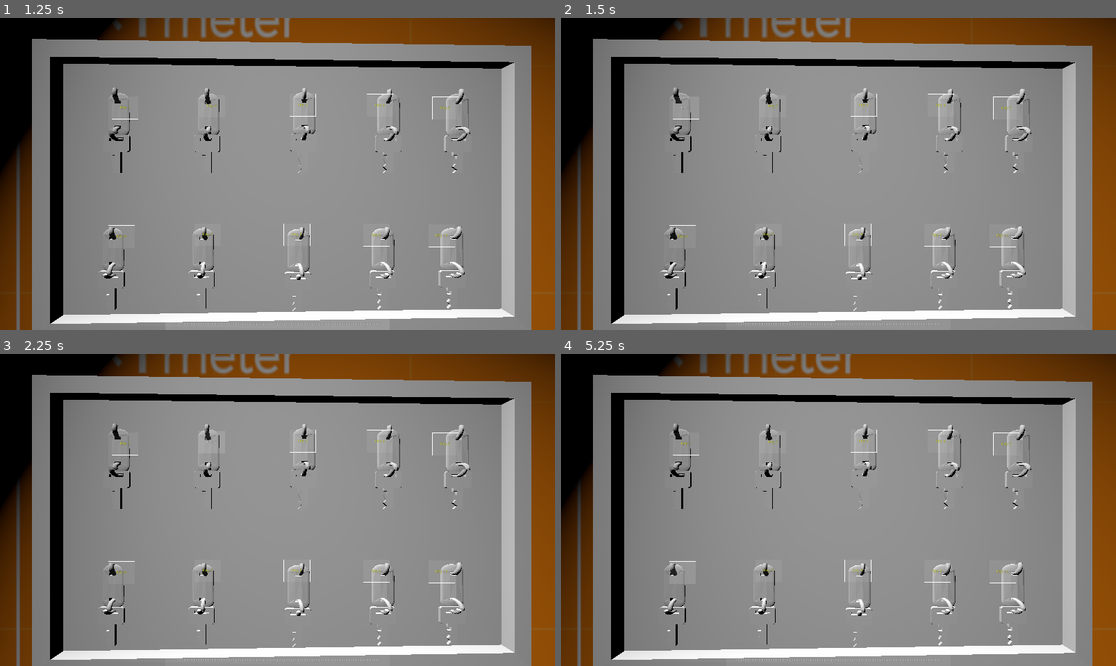
Above: before the commit, frames 1-4 (two rows, left to right).
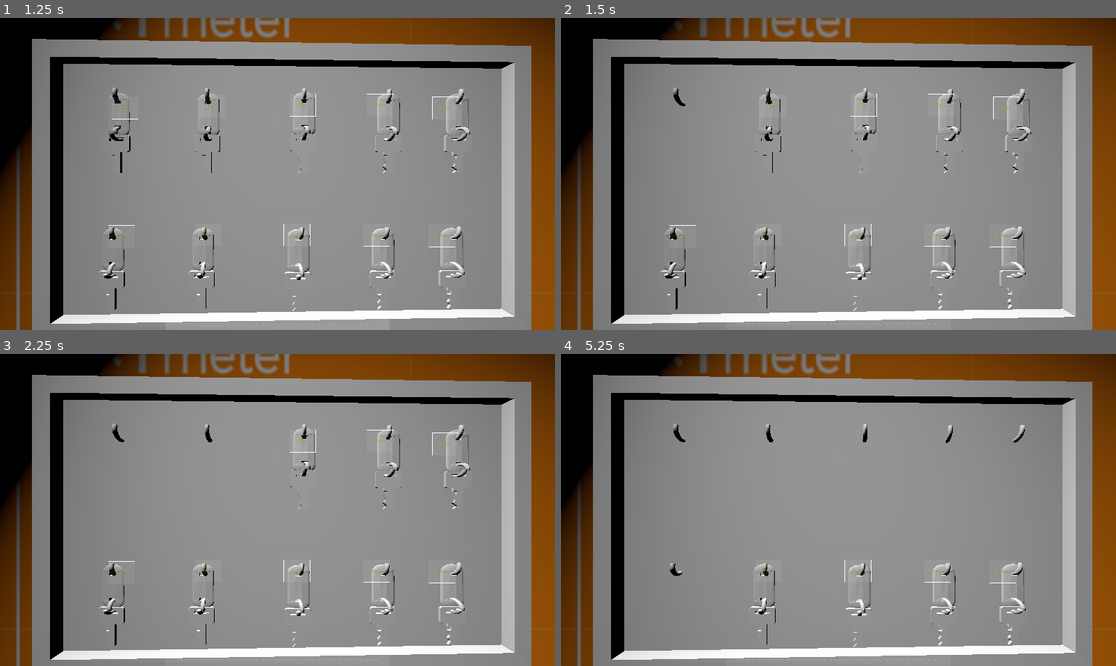
Above: after the commit, the same moments.

Repository: Mageh533/triangulinProjectGodot
Game: Godot game, scene res://Scenes/Level/LockedUpLevels/lockedUpReception.tscn
Two runs of this game, one before a commit and one after it. Both use one fixed random seed, a clock stepped at 60 frames per second and the inputs below. The engine's default icon, where the game draws it, is replaced by a stand-in: a white triangle on a blue panel in a dark square.
Inputs:
- Up to frame 1 (1.25 s): click "VVVVVVVVVVVVVVVVVVVVVVVVVVVVV…" at 0.5 s
- Up to frame 2 (1.5 s): click "Key 1" at 1.25 s
- Up to frame 3 (2.25 s): click "Key 2" at 2 s
- Up to frame 4 (5.25 s): click "Key 3" at 2.75 s; click "Key 4" at 3.5 s; click "Key 5" at 4.25 s; click "Key 6" at 5 s

Frame 1 is identical in both runs. In frame 2, 0.2% of the frame differs, in the area x 19-25%, y 24-50%; in frame 3, 0.3%; in frame 4, 1.1%, in the area x 17-85%, y 23-94%.

Commit message:
2nd iteration of key system

Diff:
--- a/Scenes/Level/LockedUpLevels/lockedUpReception.tscn
+++ b/Scenes/Level/LockedUpLevels/lockedUpReception.tscn
@@ -359,7 +359,7 @@
 
 [node name="Main" type="Node"]
 script = ExtResource( 7 )
-shadowDifficulty = 20
+shadowDifficulty = 10
 
 [node name="AllCameras" type="Spatial" parent="."]
 
@@ -434,7 +434,7 @@
 position = Vector2( 955, 537.5 )
 scale = Vector2( 2.99688, 2.23125 )
 frames = SubResource( 33 )
-frame = 2
+frame = 1
 playing = true
 
 [node name="LeavePC" type="Button" parent="GUI/OnPC"]
@@ -604,7 +604,7 @@
 margin_bottom = -218.0
 theme = SubResource( 17 )
 
-[node name="key1" type="Button" parent="GUI/Keys"]
+[node name="key1" type="Button" parent="GUI/Keys" groups=["keys"]]
 margin_left = 387.0
 margin_top = 271.0
 margin_right = 479.0
@@ -612,7 +612,7 @@
 rect_pivot_offset = Vector2( 140, 40 )
 text = "Key 1"
 
-[node name="key2" type="Button" parent="GUI/Keys"]
+[node name="key2" type="Button" parent="GUI/Keys" groups=["keys"]]
 margin_left = 687.0
 margin_top = 266.0
 margin_right = 779.0
@@ -620,7 +620,7 @@
 rect_pivot_offset = Vector2( 140, 40 )
 text = "Key 2"
 
-[node name="key3" type="Button" parent="GUI/Keys"]
+[node name="key3" type="Button" parent="GUI/Keys" groups=["keys"]]
 margin_left = 1001.0
 margin_top = 262.0
 margin_right = 1093.0
@@ -628,7 +628,7 @@
 rect_pivot_offset = Vector2( 140, 40 )
 text = "Key 3"
 
-[node name="key4" type="Button" parent="GUI/Keys"]
+[node name="key4" type="Button" parent="GUI/Keys" groups=["keys"]]
 margin_left = 1268.0
 margin_top = 263.0
 margin_right = 1360.0
@@ -636,7 +636,7 @@
 rect_pivot_offset = Vector2( 140, 40 )
 text = "Key 4"
 
-[node name="key5" type="Button" parent="GUI/Keys"]
+[node name="key5" type="Button" parent="GUI/Keys" groups=["keys"]]
 margin_left = 1495.0
 margin_top = 273.0
 margin_right = 1587.0
@@ -644,7 +644,7 @@
 rect_pivot_offset = Vector2( 140, 40 )
 text = "Key 5"
 
-[node name="key6" type="Button" parent="GUI/Keys"]
+[node name="key6" type="Button" parent="GUI/Keys" groups=["keys"]]
 margin_left = 375.0
 margin_top = 717.0
 margin_right = 467.0
@@ -652,7 +652,7 @@
 rect_pivot_offset = Vector2( 140, 40 )
 text = "Key 6"
 
-[node name="key7" type="Button" parent="GUI/Keys"]
+[node name="key7" type="Button" parent="GUI/Keys" groups=["keys"]]
 margin_left = 673.0
 margin_top = 711.0
 margin_right = 765.0
@@ -660,7 +660,7 @@
 rect_pivot_offset = Vector2( 140, 40 )
 text = "Key 7"
 
-[node name="key8" type="Button" parent="GUI/Keys"]
+[node name="key8" type="Button" parent="GUI/Keys" groups=["keys"]]
 margin_left = 981.0
 margin_top = 711.0
 margin_right = 1073.0
@@ -668,7 +668,7 @@
 rect_pivot_offset = Vector2( 140, 40 )
 text = "Key 8"
 
-[node name="key9" type="Button" parent="GUI/Keys"]
+[node name="key9" type="Button" parent="GUI/Keys" groups=["keys"]]
 margin_left = 1256.0
 margin_top = 712.0
 margin_right = 1348.0
@@ -676,7 +676,7 @@
 rect_pivot_offset = Vector2( 140, 40 )
 text = "Key 9"
 
-[node name="key10" type="Button" parent="GUI/Keys"]
+[node name="key10" type="Button" parent="GUI/Keys" groups=["keys"]]
 margin_left = 1482.0
 margin_top = 714.0
 margin_right = 1574.0
@@ -751,7 +751,7 @@
 
 [node name="Llaves" type="Spatial" parent="Structures/Lobby/TableDeLlaves"]
 
-[node name="LlaveDeHotel" parent="Structures/Lobby/TableDeLlaves/Llaves" instance=ExtResource( 19 )]
+[node name="LlaveDeHotel1" parent="Structures/Lobby/TableDeLlaves/Llaves" instance=ExtResource( 19 )]
 transform = Transform( -2.18557e-09, 0, -0.05, 0, 0.035, 0, 0.05, 0, -2.18557e-09, 0.721919, 3.0829, -0.509203 )
 
 [node name="LlaveDeHotel2" parent="Structures/Lobby/TableDeLlaves/Llaves" instance=ExtResource( 19 )]
@@ -1123,6 +1123,16 @@
 [connection signal="pressed" from="GUI/OnPC/IncidentMenu/Panel/LeaveIncident" to="." method="_on_LeaveIncident_pressed"]
 [connection signal="timeout" from="GUI/OnPC/ReportedStatus/ReportedTimer" to="." method="_on_ReportedTimer_timeout"]
 [connection signal="timeout" from="GUI/OnPC/AnomalyDetected/Timer" to="." method="_on_Timer_timeout"]
+[connection signal="pressed" from="GUI/Keys/key1" to="." method="_on_key1_pressed"]
+[connection signal="pressed" from="GUI/Keys/key2" to="." method="_on_key2_pressed"]
+[connection signal="pressed" from="GUI/Keys/key3" to="." method="_on_key3_pressed"]
+[connection signal="pressed" from="GUI/Keys/key4" to="." method="_on_key4_pressed"]
+[connection signal="pressed" from="GUI/Keys/key5" to="." method="_on_key5_pressed"]
+[connection signal="pressed" from="GUI/Keys/key6" to="." method="_on_key6_pressed"]
+[connection signal="pressed" from="GUI/Keys/key7" to="." method="_on_key7_pressed"]
+[connection signal="pressed" from="GUI/Keys/key8" to="." method="_on_key8_pressed"]
+[connection signal="pressed" from="GUI/Keys/key9" to="." method="_on_key9_pressed"]
+[connection signal="pressed" from="GUI/Keys/key10" to="." method="_on_key10_pressed"]
 [connection signal="canUsePC" from="Player" to="." method="_on_Player_canUsePC"]
 [connection signal="onPc" from="Player" to="." method="_on_Player_onPc"]
 [connection signal="timeout" from="Timers/ShadowSpawner" to="." method="_on_ShadowSpawner_timeout"]
--- a/Scripts/Levels/LockedUpLevels/lockedUpReception.gd
+++ b/Scripts/Levels/LockedUpLevels/lockedUpReception.gd
@@ -17,6 +17,7 @@
 var currentAnomalies = {}
 var possibleKeys = []
 var currentlyUsedKeys = []
+var correctKeyToGive
 var anomalyPressed = null
 var currentRoomPressed = null
 
@@ -43,6 +44,19 @@
 	whileAnomaliesAreActive()
 
 # My own Functions
+func resetKeyMeshes():
+	$Structures/Lobby/TableDeLlaves/Llaves/LlaveDeHotel1.visible = true
+	$Structures/Lobby/TableDeLlaves/Llaves/LlaveDeHotel2.visible = true
+	$Structures/Lobby/TableDeLlaves/Llaves/LlaveDeHotel3.visible = true
+	$Structures/Lobby/TableDeLlaves/Llaves/LlaveDeHotel4.visible = true
+	$Structures/Lobby/TableDeLlaves/Llaves/LlaveDeHotel5.visible = true
+	$Structures/Lobby/TableDeLlaves/Llaves/LlaveDeHotel6.visible = true
+	$Structures/Lobby/TableDeLlaves/Llaves/LlaveDeHotel7.visible = true
+	$Structures/Lobby/TableDeLlaves/Llaves/LlaveDeHotel8.visible = true
+	$Structures/Lobby/TableDeLlaves/Llaves/LlaveDeHotel9.visible = true
+	$Structures/Lobby/TableDeLlaves/Llaves/LlaveDeHotel10.visible = true
+	$Structures/Lobby/Sombra.visible = false
+
 func hideAnomalies():
 	$Structures/Hallway/ObjetoAdicional.visible = false
 	$Structures/Room/ObjetoAdicional.visible = false
@@ -54,6 +68,18 @@
 	$Structures/Bathroom/ObjetoMovido.visible = false
 	$Structures/Balcony/ObjetoMovido.visible = false
 	$Structures/Janitors_Closet/ObjetoMovido.visible = false
+
+func resetKeyButtons():
+	$GUI/Keys/key1.visible = true
+	$GUI/Keys/key2.visible = true
+	$GUI/Keys/key3.visible = true
+	$GUI/Keys/key4.visible = true
+	$GUI/Keys/key5.visible = true
+	$GUI/Keys/key6.visible = true
+	$GUI/Keys/key7.visible = true
+	$GUI/Keys/key8.visible = true
+	$GUI/Keys/key9.visible = true
+	$GUI/Keys/key10.visible = true
 
 func processAnomalyCounter():
 	$GUI/OnPC/AnomalyCounter.text = "Anomalias Actuales: %s" % str(currentAnomalies.size())
@@ -174,6 +200,7 @@
 	$Structures/Lobby/Sombra/Bell.play()
 	var randomKey = int(rand_range(001, 999))
 	$GUI/Normal/Subtitles.text = "Hola, quiero una llave para la habitacion: %s" % str(randomKey)
+	correctKeyToGive = randomKey
 	$GUI/Normal/Subtitles.visible = true
 	$Timers/SubtitleTimer.start()
 	# Prepare the array, correct key goes first then some dummy ones
@@ -192,6 +219,24 @@
 			possibleKeys.pop_front()
 			currentlyUsedKeys.append(randomKeyButton)
 
+func reviewKeyChoice(key, keyButton):
+	var keyMesh = get_node("Structures/Lobby/TableDeLlaves/Llaves/LlaveDeHotel" + str(keyButton))
+	var guiKeyButton = get_node("GUI/Keys/key" + str(keyButton))
+	guiKeyButton.visible = false
+	keyMesh.visible = false
+	if key == correctKeyToGive:
+		$Timers/ShadowEventTime.stop()
+		$GUI/Normal/Subtitles.text = "Gracias"
+		$Timers/SubtitleTimer.start()
+		resetKeyMeshes()
+		resetKeyButtons()
+	else:
+		$GUI/Normal/Subtitles.text = "Me tomas por bobo? Me enfado"
+		$Timers/SubtitleTimer.start()
+
+func failedShadowEvent():
+	pass
+
 # Signal Functions
 
 func _on_Anomaly1_pressed():
@@ -286,7 +331,6 @@
 func _on_SubtitleTimer_timeout():
 	$GUI/Normal/Subtitles.visible = false
 
-
 func _on_ShadowSpawner_timeout():
 	if rand_range(1, 20) < shadowDifficulty:
 		createShadowEvent()
@@ -300,4 +344,46 @@
 
 
 func _on_ShadowEventTime_timeout():
-	print("PC Disabled for 10 seconds")
+	resetKeyMeshes()
+	resetKeyButtons()
+	$GUI/Normal/Subtitles.text = "No me haces caso y me enfado"
+
+
+func _on_key1_pressed():
+	reviewKeyChoice(int($GUI/Keys/key1.text), 1)
+
+
+func _on_key2_pressed():
+	reviewKeyChoice(int($GUI/Keys/key2.text), 2)
+
+
+func _on_key3_pressed():
+	reviewKeyChoice(int($GUI/Keys/key3.text), 3)
+
+
+func _on_key4_pressed():
+	reviewKeyChoice(int($GUI/Keys/key4.text), 4)
+
+
+func _on_key5_pressed():
+	reviewKeyChoice(int($GUI/Keys/key5.text), 5)
+
+
+func _on_key6_pressed():
+	reviewKeyChoice(int($GUI/Keys/key6.text), 6)
+
+
+func _on_key7_pressed():
+	reviewKeyChoice(int($GUI/Keys/key7.text), 7)
+
+
+func _on_key8_pressed():
+	reviewKeyChoice(int($GUI/Keys/key8.text), 8)
+
+
+func _on_key9_pressed():
+	reviewKeyChoice(int($GUI/Keys/key9.text), 9)
+
+
+func _on_key10_pressed():
+	reviewKeyChoice(int($GUI/Keys/key10.text), 10)
